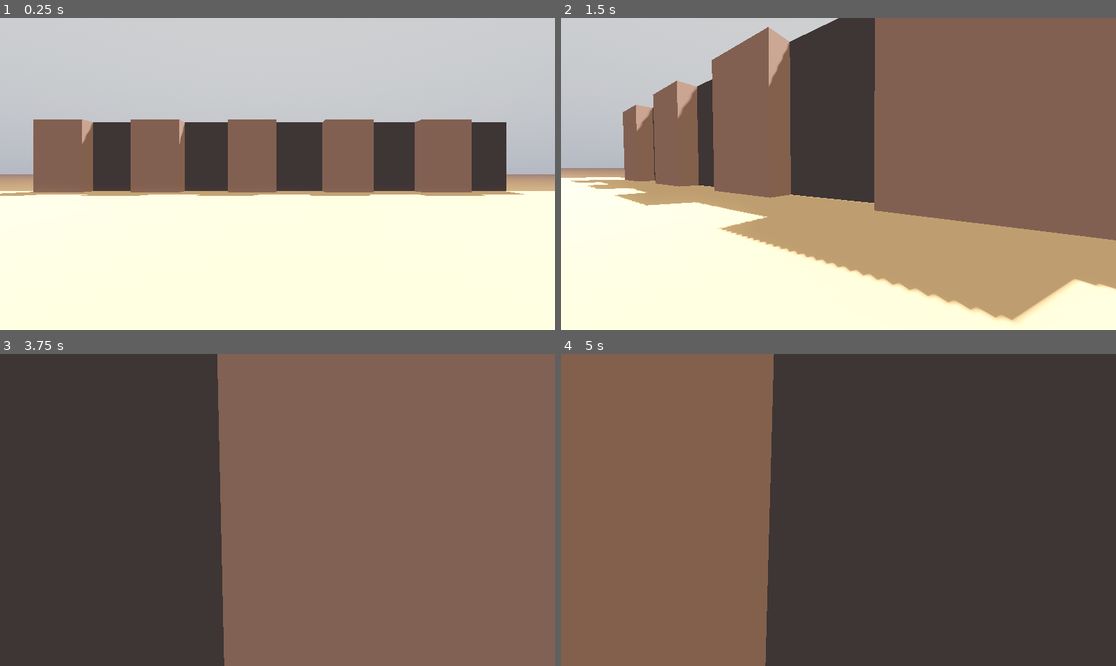
Above: before the commit, frames 1-4 (two rows, left to right).
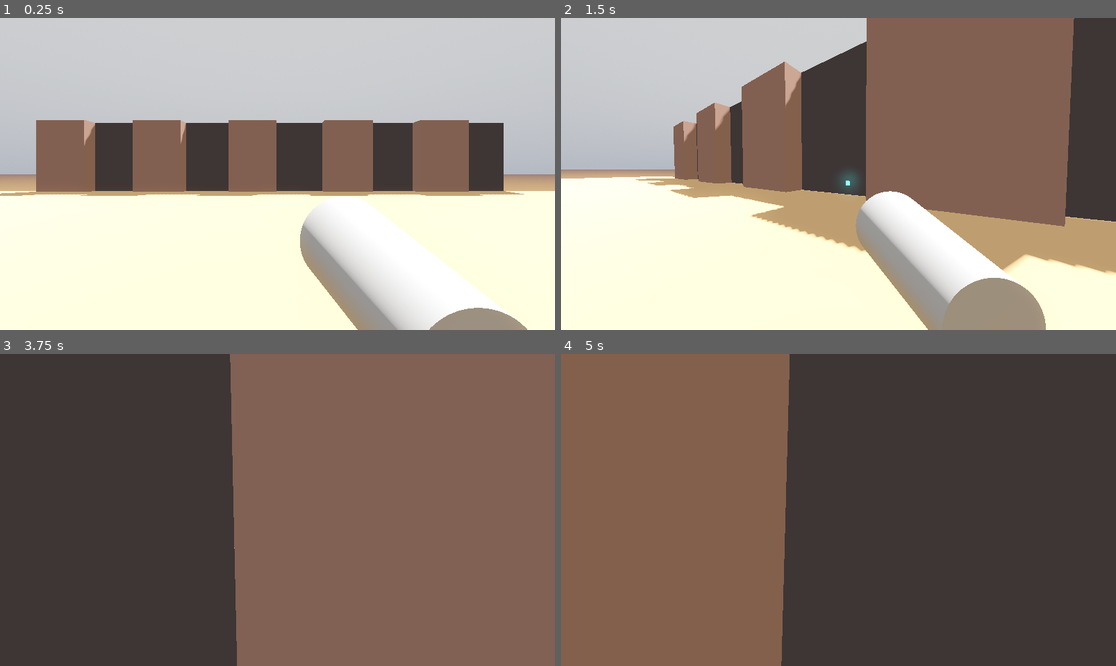
Above: after the commit, the same moments.

Repository: JollyApplez/Glyph_Raider
Game: Godot game, scene res://Game/main.tscn
The game is run twice, just before and just after one commit, with the same random seed, the same clock (stepped at 60 frames per second) and the same inputs.
Inputs (mouse positions are in pixels of both pictures, inside the frame that each line leads up to):
- Up to frame 1 (0.25 s): no input
- Up to frame 2 (1.5 s): tap Enter at 0.5 s; move the mouse to (866, 174) at 0.52 s; hold W (move_up) from 0.53 s (still down); tap Shift (dash) at 0.6 s; tap Space (jump) at 0.77 s; click (866, 174) at 0.8 s; move the mouse to (810, 174) at 1.27 s; click (810, 174) at 1.35 s
- Up to frame 3 (3.75 s): keep holding W (move_up); tap Space (jump) at 1.52, 2.75, 3.02 s; tap Shift (dash) at 1.55, 2.1, 3.05, 3.6 s; move the mouse to (288, 503) at 2.02 s; click (288, 503) at 2.3 s; move the mouse to (271, 516) at 2.77 s; click (271, 516) at 2.85 s; tap Enter at 3.5 s; move the mouse to (316, 513) at 3.52 s
- Up to frame 4 (5 s): keep holding W (move_up); tap Space (jump) at 3.77, 4.52 s; click (877, 513) at 3.8 s; move the mouse to (794, 506) at 4.27 s; click (794, 506) at 4.35 s; tap Shift (dash) at 4.55 s

The runs differ from the first frame. In frame 1, 8.7% of the frame differs, in the area x 0-95%, y 32-100%; in frame 2, 31%, in the area x 0-100%, y 0-100%; in frame 3, 2.3%; in frame 4, 2.9%.

Commit message:
Added Player gun + shooting
Fixed ground navigation
Gun and projectile shooting

Diff:
--- a/Enemies/EnemyBase.gd
+++ b/Enemies/EnemyBase.gd
@@ -18,6 +18,8 @@
 func _ready() -> void:
 	player = get_tree().get_first_node_in_group("Player")
 
+	if grounded:
+		motion_mode = CharacterBody3D.MOTION_MODE_GROUNDED
 func _process(_delta: float) -> void:
 	if provoked:
 		print("Provoked")
@@ -27,14 +29,9 @@
 		$Navigation.global_position.y = global_position.y - global_position.y
 func _physics_process(delta: float) -> void:
 
-
-
-
-
 	# Add the gravity.
 	if not is_on_floor() and grounded:
 		velocity.y -= gravity * delta
-
 
 
 	var distance = global_position.distance_to(player.global_position)
--- /dev/null
+++ b/Player/bullet.gd
@@ -0,0 +1,15 @@
+extends Node3D
+
+const SPEED := 40.0
+
+@onready var mesh = $MeshInstance3D
+@onready var ray = $MeshInstance3D/RayCast3D
+
+# Called when the node enters the scene tree for the first time.
+func _ready():
+	pass # Replace with function body.
+
+
+# Called every frame. 'delta' is the elapsed time since the previous frame.
+func _physics_process(delta):
+	position += transform.basis * Vector3(0, 0, -SPEED) * delta
--- /dev/null
+++ b/Player/bullet.tscn
@@ -0,0 +1,22 @@
+[gd_scene load_steps=4 format=3 uid="uid://clv3bnieuc748"]
+
+[ext_resource type="Script" path="res://Player/bullet.gd" id="1_akeut"]
+
+[sub_resource type="StandardMaterial3D" id="StandardMaterial3D_hwfnh"]
+albedo_color = Color(0.172549, 0.752941, 0.694118, 1)
+emission_enabled = true
+emission = Color(0.0862745, 0.882353, 0.835294, 1)
+emission_energy_multiplier = 5.0
+
+[sub_resource type="BoxMesh" id="BoxMesh_jru48"]
+material = SubResource("StandardMaterial3D_hwfnh")
+size = Vector3(0.1, 0.1, 0.4)
+
+[node name="Bullet" type="Node3D"]
+script = ExtResource("1_akeut")
+
+[node name="MeshInstance3D" type="MeshInstance3D" parent="."]
+mesh = SubResource("BoxMesh_jru48")
+
+[node name="RayCast3D" type="RayCast3D" parent="MeshInstance3D"]
+target_position = Vector3(0, 0, -1)
--- /dev/null
+++ b/Player/gun.tscn
@@ -0,0 +1,17 @@
+[gd_scene load_steps=2 format=3 uid="uid://th47wq61mpn2"]
+
+[sub_resource type="CylinderMesh" id="CylinderMesh_j3v12"]
+top_radius = 0.2
+bottom_radius = 0.1
+height = 0.6
+
+[node name="Gun" type="Node3D"]
+transform = Transform3D(1, 0, 0, 0, 1, 0, 0, 0, 1, 0.3, 0, 0)
+
+[node name="MeshInstance3D" type="MeshInstance3D" parent="."]
+transform = Transform3D(1, 0, 0, 0, -4.37114e-08, 1, 0, -1, -4.37114e-08, 0, 0, -1)
+mesh = SubResource("CylinderMesh_j3v12")
+
+[node name="RayCast3D" type="RayCast3D" parent="."]
+transform = Transform3D(1, 0, 0, 0, 1, 0, 0, 0, 1, 0, 0, -1.2)
+target_position = Vector3(0, 0, -1)
--- a/Player/player.gd
+++ b/Player/player.gd
@@ -6,25 +6,35 @@
 const GRAVITY_MULT := 2.8
 const DAMPENING_GROUND := 0.6
 const DAMPENING_AIR := 0.025
+#BOB variables
 const BOB_FREQ := 2.0
 const BOB_AMP := 0.08
+#fov variables
+const BASE_FOV = 75.0
+const FOV_CHANGE = 1.5
 
 @export var sensitivity := 0.01
+
+
 var speed
 var t_bob := 0.0
 var gravity: float = ProjectSettings.get_setting("physics/3d/default_gravity")
-var has_dashed = false
+var has_dashed := false
+var bullet = preload("res://Player/bullet.tscn")
 
 @onready var head: Node3D = $Head
 @onready var camera: Camera3D = $Head/Camera3D
+@onready var barrel = $Head/Camera3D/Gun/RayCast3D
 
 func _ready() -> void:
 	speed = RUN_SPEED
+
 
 func _input(event: InputEvent) -> void:
 	if event is InputEventMouseMotion:
 		rotate_y(-event.relative.x * sensitivity)
 		camera.rotate_x(-event.relative.y * sensitivity)
+		camera.rotation.x = clamp(camera.rotation.x, deg_to_rad(-40), deg_to_rad(60))
 
 
 func _physics_process(delta: float) -> void:
@@ -59,8 +69,18 @@
 		velocity.z = move_toward(velocity.z, 0, DAMPENING_AIR)
 
 	_head_bob(delta)
+	_fov_manager(delta)
+	move_and_slide()
 
-	move_and_slide()
+	if Input.is_action_just_pressed("shoot"):
+		_shooting()
+
+func _shooting():
+	var b = bullet.instantiate()
+	b.position = barrel.global_position
+	b.transform.basis = barrel.global_transform.basis
+	get_parent().add_child(b)
+
 
 func _head_bob(delta: float):
 	if is_on_floor():
@@ -96,3 +116,9 @@
 
 func _dash_cooldown_timeout():
 	has_dashed = false
+
+func _fov_manager(delta):
+	# FOV
+	var velocity_clamped = clamp(velocity.length(), 0.5, DASH_SPEED * 2)
+	var target_fov = BASE_FOV + FOV_CHANGE * velocity_clamped
+	camera.fov = lerp(camera.fov, target_fov, delta * 8.0)
--- a/Player/player.tscn
+++ b/Player/player.tscn
@@ -1,6 +1,7 @@
-[gd_scene load_steps=6 format=3 uid="uid://cpfov18e7upei"]
+[gd_scene load_steps=7 format=3 uid="uid://cpfov18e7upei"]
 
 [ext_resource type="Script" path="res://Player/player.gd" id="1_yq03o"]
+[ext_resource type="PackedScene" uid="uid://th47wq61mpn2" path="res://Player/gun.tscn" id="2_ow88l"]
 
 [sub_resource type="CapsuleShape3D" id="CapsuleShape3D_eac01"]
 height = 1.6
@@ -22,14 +23,19 @@
 shape = SubResource("CapsuleShape3D_eac01")
 
 [node name="MeshInstance3D" type="MeshInstance3D" parent="CollisionShape3D"]
+cast_shadow = 0
 mesh = SubResource("CapsuleMesh_skdsb")
 
 [node name="MeshInstance3D2" type="MeshInstance3D" parent="CollisionShape3D"]
 transform = Transform3D(1, 0, 0, 0, 1, 0, 0, 0, 1, 0, 0.3, -0.5)
 material_override = SubResource("StandardMaterial3D_0pnk0")
+cast_shadow = 0
 mesh = SubResource("BoxMesh_u5kv0")
 
 [node name="Head" type="Node3D" parent="."]
 transform = Transform3D(1, 0, 0, 0, 1, 0, 0, 0, 1, 0, 0.3, -0.4)
 
 [node name="Camera3D" type="Camera3D" parent="Head"]
+
+[node name="Gun" parent="Head/Camera3D" instance=ExtResource("2_ow88l")]
+transform = Transform3D(1, 0, 0, 0, 1, 0, 0, 0, 1, 0.3, -0.3, 0.4)
